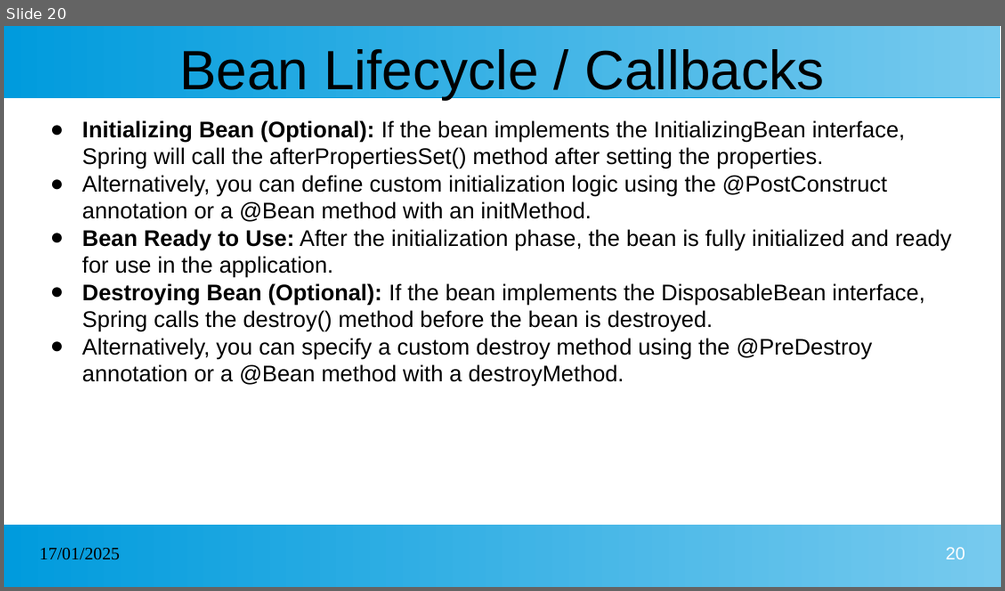
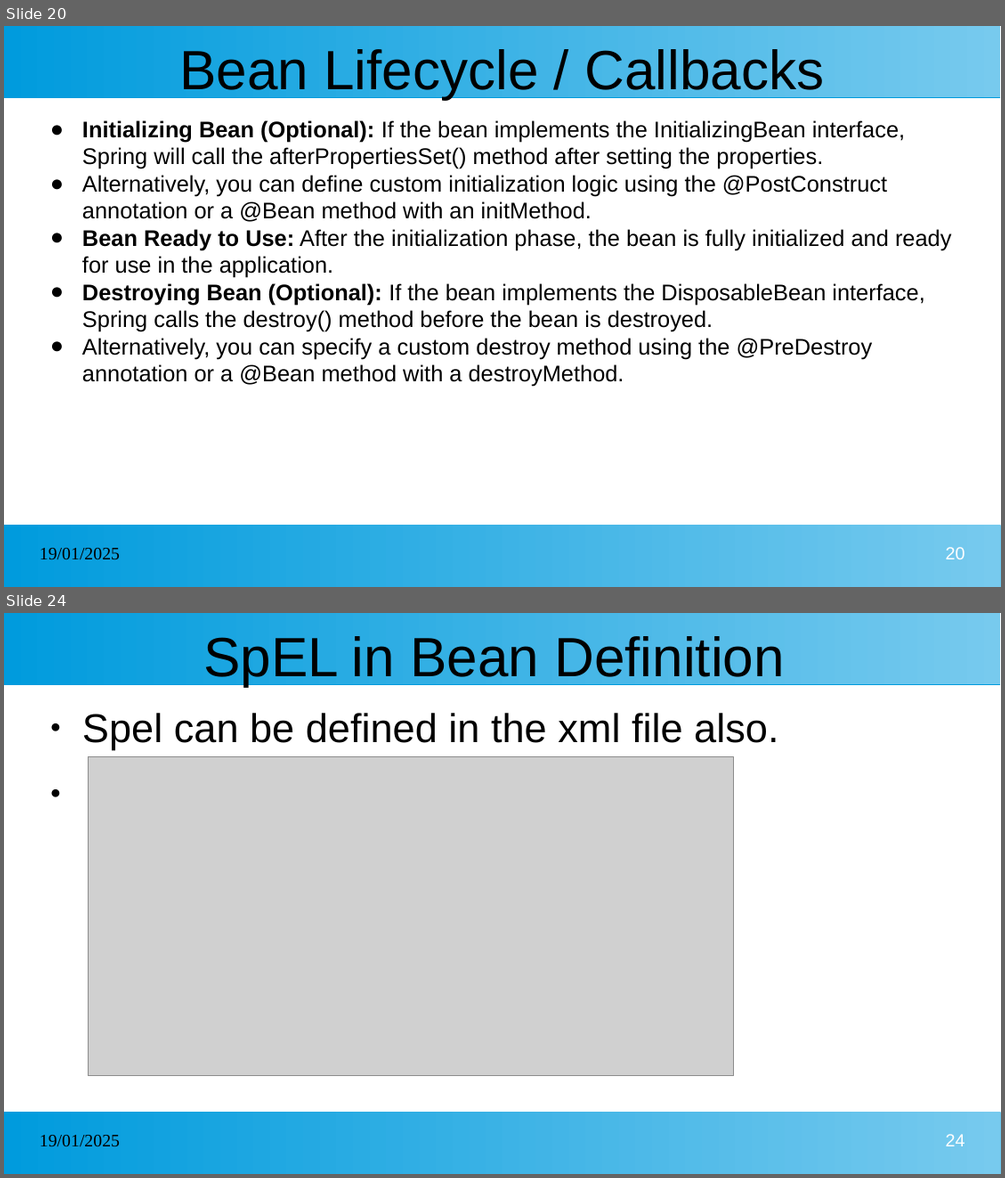
Before and after one commit to kcharankumar/MLA_Java_Arya, a slide deck: Spring.pptx. Shown one above the other, each under a label of ours: slide 20 before the commit, slides 20 and 24 after it; the slides between them are not shown. The pictures are 1005x591 and 1005x1178 pixels, drawn with LibreOffice and Linux fonts; fonts in the diff are those of the drawing; grey boxes stand for pictures. Boxes give left, top, right and bottom in pixels: in the first picture for what was removed or moved away, otherwise in the second. Text is boxed around its words. In the diff, an @@ line names an element or a change of style, - is before the commit and + after.

```diff
--- a/Spring.pptx
+++ b/Spring.pptx
@@ slide 24 added at bbox=[4, 613, 1001, 1174], background #FFFFFF; not listed: 2 template elements that a slide beside it also shows @@
@@ title added at bbox=[203, 636, 785, 686], 44 pt, text #000000 @@
+SpEL in Bean Definition
@@ text added at bbox=[82, 713, 778, 749], 32 pt, text #000000 @@
+● Spel can be defined in the xml file also.
@@ picture added at bbox=[89, 757, 734, 1075] @@
@@ text added at bbox=[40, 1135, 120, 1147], 14 pt, text #000000 @@
+19/01/2025
@@ page number added at bbox=[946, 1134, 965, 1146], 14 pt, text #FFFFFF @@
+24
@@ slide 20 changed as well @@
@@ text at bbox=[40, 548, 120, 560]: text changed @@
-17/01/2025
+19/01/2025
```
Also in this commit, not shown: 19 other slides changed, 44 other slides added.
